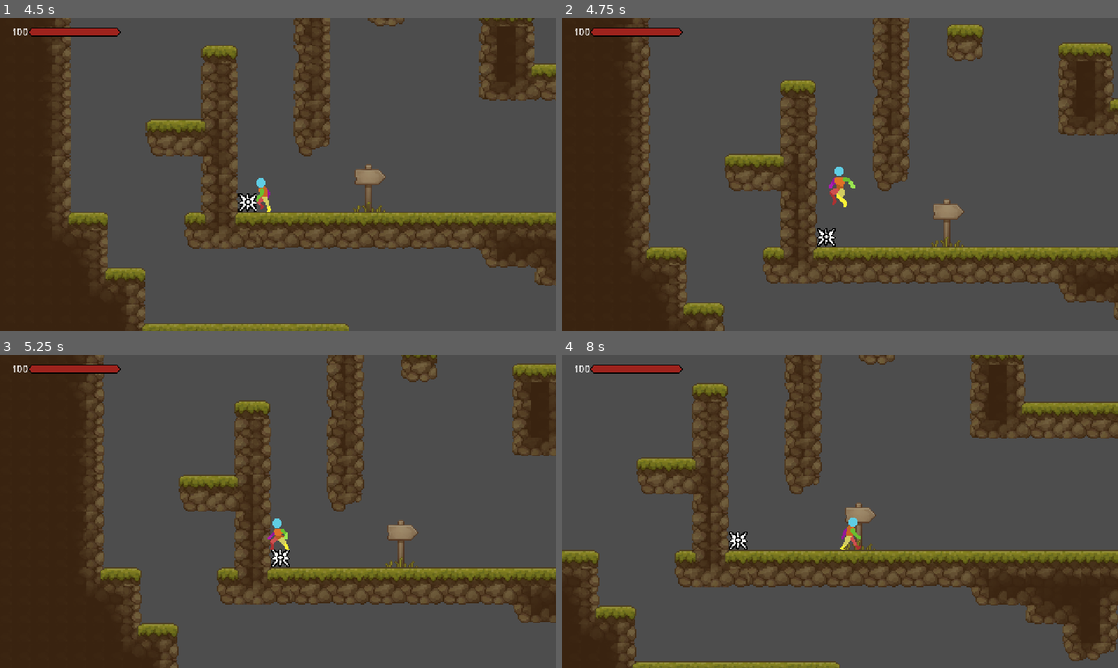
Above: before the commit, frames 1-4 (two rows, left to right).
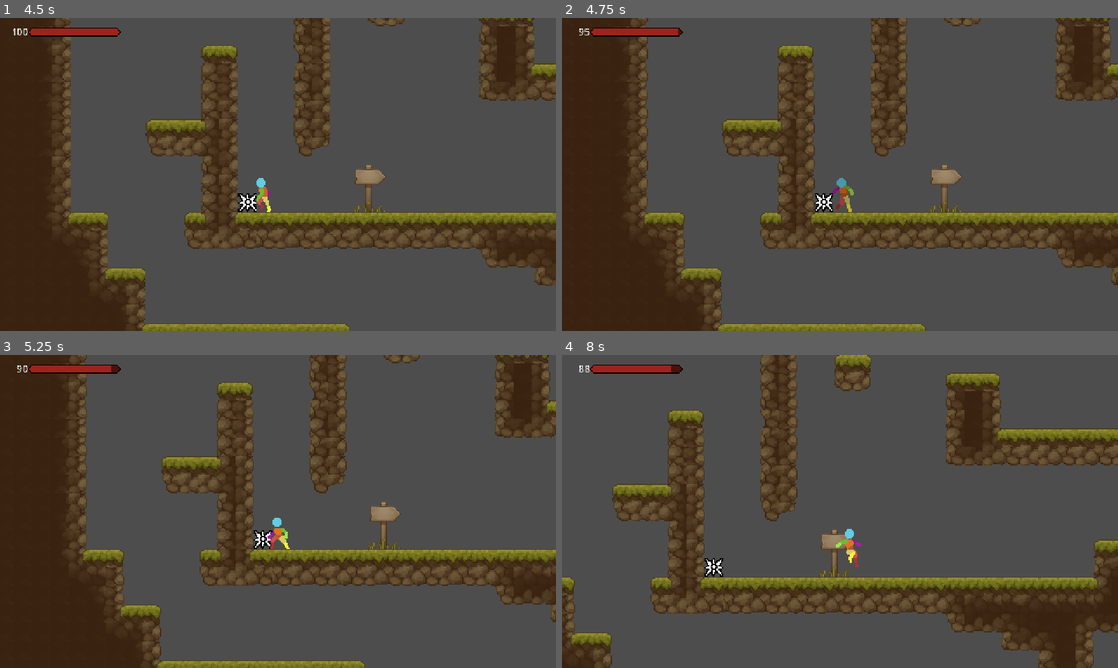
Above: after the commit, the same moments.

Repository: Ketei/UnnamedGame
Game: Godot game, scene res://Test/test_world.tscn
The game is run twice, just before and just after one commit, with the same random seed, the same clock (stepped at 60 frames per second) and the same inputs. The engine's default icon, where the game draws it, is replaced by a stand-in: a white triangle on a blue panel in a dark square.
Inputs:
- Up to frame 1 (4.5 s): tap Enter (ui_accept) at 0.5 s; hold Right (gc_right) 0.53-1.28 s; hold S (gc_attack) 0.53-1.28 s; tap A (gc_jump) at 0.77, 1.52, 3.02, 3.77 s; hold Down (gc_down) 1.28-2.03 s; tap Shift (gc_walk) at 1.35, 2.85, 4.35 s; hold Right (gc_right) 2.03-2.78 s; hold S (gc_attack) 2.03-2.78 s; hold Up (gc_up) 2.78-3.53 s; hold S (gc_attack) 3.53-4.28 s; hold Left (gc_left) from 3.53 s (still down)
- Up to frame 2 (4.75 s): keep holding Left (gc_left); tap A (gc_jump) at 4.52 s
- Up to frame 3 (5.25 s): release Left (gc_left) at 5.03 s; hold Down (gc_down) from 5.03 s (still down); hold S (gc_attack) from 5.03 s (still down)
- Up to frame 4 (8 s): release Down (gc_down) at 5.78 s; release S (gc_attack) at 5.78 s; hold Right (gc_right) 5.78-6.53 s; tap Shift (gc_walk) at 5.85, 7.35 s; tap A (gc_jump) at 6.02, 6.77, 7.52 s; hold Up (gc_up) 6.53-7.28 s; hold S (gc_attack) 6.53-7.28 s; hold Right (gc_right) from 7.28 s (still down)

Frame 1 is identical in both runs. In frame 2, 28% of the frame differs, in the area x 2-100%, y 0-100%; in frame 3, 27%; in frame 4, 41%, in the area x 0-100%, y 0-100%.
Error before the commit: Parse Error: Identifier "sprite" not declared in the current scope. (res://Scenes/Actors/player.tscn::GDScript_84agl:6)

Commit message:
Connected sprite signals

Diff:
--- a/Scripts/BaseClasses/Combat/hit_box.gd
+++ b/Scripts/BaseClasses/Combat/hit_box.gd
@@ -14,9 +14,16 @@
 ## The hit type this hitbox will use.
 @export var hit_type: HitType = HitType.WEAPON
 
-
 ## The stats that this hitbox will affect and by how much.
 @export var stat_changes: Dictionary = {}
+## Sprite to monitor or apply effects to
+@export var sprite: ActorSprite2D
+
+@export_group("Options")
+## The collisions will be flipped if the sprite is flipped too
+@export var flip_with_sprite: bool
+## This is only nessesary if Flip With Sprite is true
+@export var collision_shape: CollisionShape2D
 
 ## Choose what types of entities will this hitbox affect
 @export_group("Targets")
@@ -26,15 +33,30 @@
 @export var hit_objects: bool = false
 
 
-func _ready():
+func _init():
 	# Hitboxes don't need to check if something entered them.
 	# That's hurtboxes
 	self.monitoring = false
 	QuickConfig.set_object_collision_bit([7], self)
 	QuickConfig.disable_object_collision_bits(self, false)
 
+
+func _ready():
+	if flip_with_sprite and sprite and collision_shape:
+		sprite.sprite_flipped.connect(flip_collision_with_axis)
+
 #{PLAYER, NPC, ENEMY, OBJECT}
 
 ## Function that triggers when the projectile hits a hurtbox.
 func _hit_triggered() -> void:
 	pass
+
+
+func flip_collision_with_axis(axis_char: String, flip_state: bool) -> void:
+	if not flip_with_sprite or not sprite or not collision_shape:
+		return
+
+	if axis_char == "h":
+		self.scale.x = 1 - (2 * int(flip_state))
+	elif axis_char == "v":
+		self.scale.y = 1 - (2 * int(flip_state))
--- a/Scripts/BaseClasses/Combat/hurt_box.gd
+++ b/Scripts/BaseClasses/Combat/hurt_box.gd
@@ -17,8 +17,17 @@
 ## What type of entity is this hurtbox attatched to.
 @export var hurtbox_type: HurtboxType
 
+## Set the sprite to play effects on or to monitor for flips
+@export var sprite: ActorSprite2D
+
 @export_group("Invincibility")
 @export var invincibility_time: float = 1.0
+
+@export_group("Options")
+## The collisions will be flipped if the sprite is flipped too
+@export var flip_with_sprite: bool
+## This is only nessesary if Flip With Sprite is true
+@export var collision_shape: CollisionShape2D
 
 var invis_timer: Timer
 
@@ -39,6 +48,9 @@
 	invis_timer.one_shot = true
 	invis_timer.timeout.connect(__invincibility_timeout)
 	self.add_child(invis_timer)
+
+	if flip_with_sprite and sprite and collision_shape:
+		sprite.sprite_flipped.connect(flip_collision_with_axis)
 
 ## Overridable function called when a hitbox enters the hurtbox.
 ## Can be used to apply visual effects.
@@ -63,6 +75,16 @@
 
 	is_invincible = true
 	invis_timer.start()
+
+
+func flip_collision_with_axis(axis_char: String, flip_state: bool) -> void:
+	if not flip_with_sprite or not sprite or not collision_shape:
+		return
+
+	if axis_char == "h":
+		self.scale.x = 1 - (2 * int(flip_state))
+	elif axis_char == "v":
+		self.scale.y = 1 - (2 * int(flip_state))
 
 
 func set_invincibility_frames(new_time: float) -> void:
